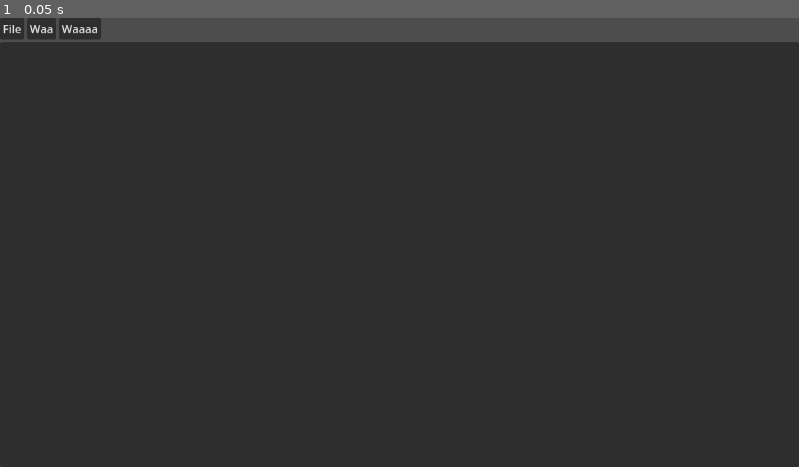
Above: before the commit, frame 1.
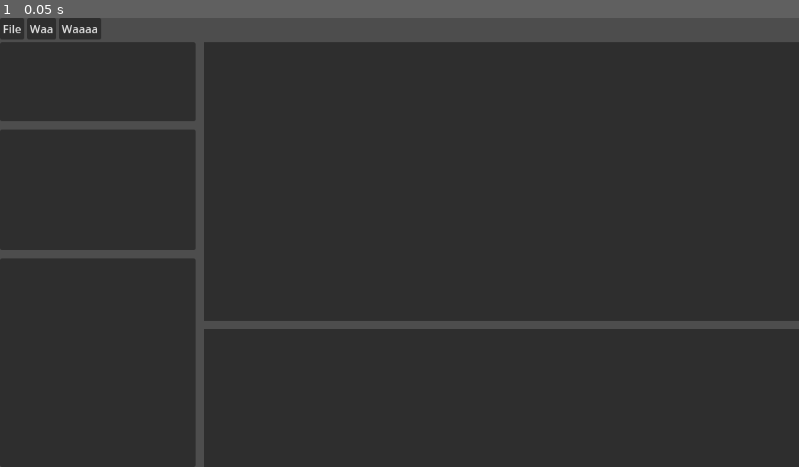
Above: after the commit, the same moment.

Repository: flutterwoof/Khafra
Game: Godot game, scene res://MPBEditor.tscn
The game is run twice, just before and just after one commit, with the same random seed, the same clock (stepped at 60 frames per second) and the same inputs.
Inputs:
- Up to frame 1 (0.05 s): no input

The runs differ from the first frame. In frame 1, 3.2% of the frame differs, in the area x 0-100%, y 5-100%.

Commit message:
Added split settings, incomplete, no saving

Diff:
--- a/MPBEditor.gd
+++ b/MPBEditor.gd
@@ -1,6 +1,8 @@
 extends Control
 
-@onready var mpbTree = get_node("VBoxContainer/HBoxContainer/mpbTree")
+@onready var bankTree = get_node("MenuSplit/MainSplit/SettingsSplit/TonebankSplit/BankTree") as Tree
+@onready var toneTree = get_node("MenuSplit/MainSplit/SettingsSplit/TonebankSplit/ToneTree") as Tree
+@onready var settingsTree = get_node("MenuSplit/MainSplit/SettingsSplit/SettingsTree") as Tree
 var loadedBank
 
 # Called when the node enters the scene tree for the first time.
@@ -14,39 +16,67 @@
 func _on_file_index_pressed(index):
 	if index == 0: # New .mpb
 		# todo: check if modified / are you sure?
-		cleanMpbTree()
-		populateMpbTree()
+		newBank()
 	elif index == 1: # Open .mpb
 		# todo: check if modified / are you sure?
-		$LoadFileDialog.popup()
+		$ImportMpbDialog.popup()
 	elif index == 2: # Save .mpb
-		$SaveFileDialog.popup()
+		$ExportMpbDialog.popup()
 	elif index == 3: # Exit
 		get_tree().quit()
 
-func _on_load_file_dialog_file_selected(path):
+func newBank():
+	loadedBank = Bank.new()
+	populateMpbTree()
+	DisplayServer.window_set_title("Khafra (new bank)")
+
+func importMpbFile(path):
 	if path != "":
 		loadedBank = Bank.new()
 		loadedBank.loadMpbFile(path)
 		populateMpbTree()
 		DisplayServer.window_set_title("Khafra (" + path.get_file() + ")")
+	else:
+		print("Error")
 
 
-func cleanMpbTree():
-	pass # todo: cleanup previous stuff
+func populateMpbTree():
+	bankTree.clear()
+	toneTree.clear()
 
-func populateMpbTree():
 	# create 'bank' root
-	var bankTreeItem = mpbTree.create_item()
-	mpbTree.hide_root = true
+	var bankTreeItem = bankTree.create_item()
+	bankTree.hide_root = true
+	var toneRootTreeItem = toneTree.create_item()
+	toneTree.hide_root = true
+
+	for program in loadedBank.Programs:
+		var programTreeItem = bankTree.create_item(bankTreeItem)
+		programTreeItem.set_text(0, "Program " + str(loadedBank.Programs.find(program)))
+		programTreeItem.set_metadata(0, program)
+		for layer in program.Layers:
+			var layerTreeItem = bankTree.create_item(programTreeItem)
+			layerTreeItem.set_text(0, "Layer " + str(program.Layers.find(layer)))
+			layerTreeItem.set_metadata(0, layer)
+			for split in layer.Splits:
+				var splitTreeItem = bankTree.create_item(layerTreeItem)
+				splitTreeItem.set_text(0, "Split " + str(layer.Splits.find(split)) + " [" + str(split.NoteRangeLow) + "-" + str(split.NoteRangeHigh) + "]")
+				splitTreeItem.set_metadata(0, split)
+
+	for tone in loadedBank.Tones:
+		var toneTreeItem = toneTree.create_item(toneRootTreeItem)
+		toneTreeItem.set_text(0, "Tone " + str(loadedBank.Tones.find(tone)))
 
 
-	for program in loadedBank.Programs:
-		var programTreeItem = mpbTree.create_item(bankTreeItem)
-		programTreeItem.set_text(0, "Program " + str(loadedBank.Programs.find(program)))
-		for layer in program.Layers:
-			var layerTreeItem = mpbTree.create_item(programTreeItem)
-			layerTreeItem.set_text(0, "Layer " + str(program.Layers.find(layer)))
-			for split in layer.Splits:
-				var splitTreeItem = mpbTree.create_item(layerTreeItem)
-				splitTreeItem.set_text(0, "Split " + str(layer.Splits.find(split)) + " [" + str(split.NoteRangeLow) + "-" + str(split.NoteRangeHigh) + "]")
+func settingsTreeItemEdited():
+	print(settingsTree.get_edited())
+
+
+func bankTreeItemSelected():
+	if bankTree.get_selected():
+		settingsTree.clear() # remove any leftovers
+		var selected = bankTree.get_selected() as TreeItem
+		var node = selected.get_metadata(0)
+
+		if node is Split:
+			node.ShowSettings(settingsTree)
--- a/MPBEditor.tscn
+++ b/MPBEditor.tscn
@@ -1,6 +1,17 @@
-[gd_scene load_steps=2 format=3 uid="uid://cqusmye5nc8k5"]
+[gd_scene load_steps=7 format=3 uid="uid://cqusmye5nc8k5"]
 
 [ext_resource type="Script" path="res://MPBEditor.gd" id="1_kv3xk"]
+[ext_resource type="StyleBox" uid="uid://l4mt1077li8" path="res://selected.stylebox" id="2_3wa0o"]
+[ext_resource type="StyleBox" uid="uid://bg8qdxokmuqyh" path="res://normal.tres" id="2_51or2"]
+[ext_resource type="StyleBox" uid="uid://qhcrky0v23ta" path="res://focus.stylebox" id="3_12scb"]
+[ext_resource type="StyleBox" uid="uid://23srw5vnissr" path="res://selectedfocus.tres" id="5_4e0p4"]
+
+[sub_resource type="StyleBoxFlat" id="StyleBoxFlat_42hip"]
+content_margin_left = 10.0
+content_margin_top = 10.0
+content_margin_right = 10.0
+content_margin_bottom = 10.0
+bg_color = Color(0.180392, 0.180392, 0.180392, 1)
 
 [node name="Control" type="Control"]
 layout_mode = 3
@@ -11,7 +22,7 @@
 grow_vertical = 2
 script = ExtResource("1_kv3xk")
 
-[node name="LoadFileDialog" type="FileDialog" parent="."]
+[node name="ImportMpbDialog" type="FileDialog" parent="."]
 title = "Open a File"
 initial_position = 2
 size = Vector2i(392, 354)
@@ -19,22 +30,22 @@
 file_mode = 0
 access = 2
 
-[node name="SaveFileDialog" type="FileDialog" parent="."]
+[node name="ExportMpbDialog" type="FileDialog" parent="."]
 initial_position = 2
 size = Vector2i(392, 354)
 ok_button_text = "Save"
 access = 2
 
-[node name="VBoxContainer" type="VBoxContainer" parent="."]
+[node name="MenuSplit" type="VBoxContainer" parent="."]
 layout_mode = 1
 anchors_preset = -1
 anchor_right = 1.0
 anchor_bottom = 1.0
 
-[node name="MenuBar" type="MenuBar" parent="VBoxContainer"]
+[node name="MenuBar" type="MenuBar" parent="MenuSplit"]
 layout_mode = 2
 
-[node name="File" type="PopupMenu" parent="VBoxContainer/MenuBar"]
+[node name="File" type="PopupMenu" parent="MenuSplit/MenuBar"]
 title = "File"
 size = Vector2i(114, 100)
 item_count = 4
@@ -47,17 +58,80 @@
 item_3/text = "Exit"
 item_3/id = 3
 
-[node name="Waa" type="PopupMenu" parent="VBoxContainer/MenuBar"]
+[node name="Waa" type="PopupMenu" parent="MenuSplit/MenuBar"]
 
-[node name="Waaaa" type="PopupMenu" parent="VBoxContainer/MenuBar"]
+[node name="Waaaa" type="PopupMenu" parent="MenuSplit/MenuBar"]
 
-[node name="HBoxContainer" type="HBoxContainer" parent="VBoxContainer"]
+[node name="MainSplit" type="HSplitContainer" parent="MenuSplit"]
 layout_mode = 2
 size_flags_vertical = 3
 
-[node name="mpbTree" type="Tree" parent="VBoxContainer/HBoxContainer"]
+[node name="SettingsSplit" type="VSplitContainer" parent="MenuSplit/MainSplit"]
 layout_mode = 2
 size_flags_horizontal = 3
 
-[connection signal="file_selected" from="LoadFileDialog" to="." method="_on_load_file_dialog_file_selected"]
-[connection signal="index_pressed" from="VBoxContainer/MenuBar/File" to="." method="_on_file_index_pressed"]
+[node name="TonebankSplit" type="VSplitContainer" parent="MenuSplit/MainSplit/SettingsSplit"]
+layout_mode = 2
+size_flags_horizontal = 3
+size_flags_vertical = 3
+
+[node name="ToneTree" type="Tree" parent="MenuSplit/MainSplit/SettingsSplit/TonebankSplit"]
+layout_mode = 2
+size_flags_vertical = 3
+size_flags_stretch_ratio = 2.0
+theme_override_constants/v_separation = 0
+theme_override_constants/item_margin = 0
+theme_override_constants/inner_item_margin_left = 4
+theme_override_styles/panel = ExtResource("2_51or2")
+theme_override_styles/focus = ExtResource("3_12scb")
+theme_override_styles/selected = ExtResource("2_3wa0o")
+theme_override_styles/selected_focus = ExtResource("5_4e0p4")
+columns = 2
+select_mode = 1
+
+[node name="BankTree" type="Tree" parent="MenuSplit/MainSplit/SettingsSplit/TonebankSplit"]
+layout_mode = 2
+size_flags_horizontal = 3
+size_flags_vertical = 3
+size_flags_stretch_ratio = 3.0
+theme_override_constants/v_separation = 0
+theme_override_constants/inner_item_margin_left = 4
+theme_override_styles/panel = ExtResource("2_51or2")
+theme_override_styles/focus = ExtResource("3_12scb")
+theme_override_styles/selected = ExtResource("2_3wa0o")
+theme_override_styles/selected_focus = ExtResource("5_4e0p4")
+
+[node name="SettingsTree" type="Tree" parent="MenuSplit/MainSplit/SettingsSplit"]
+layout_mode = 2
+size_flags_horizontal = 3
+size_flags_vertical = 3
+theme_override_constants/v_separation = 0
+theme_override_constants/inner_item_margin_left = 4
+theme_override_styles/panel = ExtResource("2_51or2")
+theme_override_styles/focus = ExtResource("3_12scb")
+theme_override_styles/selected = ExtResource("2_3wa0o")
+theme_override_styles/selected_focus = ExtResource("5_4e0p4")
+columns = 2
+
+[node name="MidiSplit" type="VSplitContainer" parent="MenuSplit/MainSplit"]
+layout_mode = 2
+size_flags_horizontal = 3
+size_flags_stretch_ratio = 3.0
+
+[node name="MidiContainer" type="PanelContainer" parent="MenuSplit/MainSplit/MidiSplit"]
+layout_mode = 2
+size_flags_horizontal = 3
+size_flags_vertical = 3
+size_flags_stretch_ratio = 2.0
+theme_override_styles/panel = SubResource("StyleBoxFlat_42hip")
+
+[node name="PianoContainer" type="PanelContainer" parent="MenuSplit/MainSplit/MidiSplit"]
+layout_mode = 2
+size_flags_horizontal = 3
+size_flags_vertical = 3
+theme_override_styles/panel = SubResource("StyleBoxFlat_42hip")
+
+[connection signal="file_selected" from="ImportMpbDialog" to="." method="importMpbFile"]
+[connection signal="index_pressed" from="MenuSplit/MenuBar/File" to="." method="_on_file_index_pressed"]
+[connection signal="item_selected" from="MenuSplit/MainSplit/SettingsSplit/TonebankSplit/BankTree" to="." method="bankTreeItemSelected"]
+[connection signal="item_edited" from="MenuSplit/MainSplit/SettingsSplit/SettingsTree" to="." method="settingsTreeItemEdited"]
--- a/classes/MPB/Bank.gd
+++ b/classes/MPB/Bank.gd
@@ -158,13 +158,14 @@
 				# we'll later replace this with the index in bank
 				if ptrToneData != 0:
 					split.ToneDataIndex = ptrToneData
+
+					# todo: turn this into a class that includes bitdepth
+					if !ptrsToneData.has(ptrToneData):
+						ptrsToneData.append(ptrToneData)
 				else:
 					split.ToneDataIndex = -1
 
 
-				# todo: turn this into a class that includes bitdepth
-				if !ptrsToneData.has(ptrToneData):
-					ptrsToneData.append(ptrToneData)
 
 
 				# mask appropriate bits and shift
@@ -311,3 +312,8 @@
 		savedPcmToneData.store_buffer(pcmToneData)
 		savedPcmToneData.flush()
 		savedPcmToneData.close()
+
+		var newTone = Tone.new()
+		newTone.ADPCMData = toneData
+		newTone.PCMData = pcmToneData
+		Tones.append(newTone)
--- a/classes/MPB/Split.gd
+++ b/classes/MPB/Split.gd
@@ -55,3 +55,96 @@
 
 var DrumMode : int
 var DrumGroupID : int
+
+func ShowSettings(settingsTree: Tree):
+	var root = settingsTree.create_item()
+	settingsTree.hide_root = true
+
+
+	var noteCategoryTreeItem = settingsTree.create_item(root)
+	noteCategoryTreeItem.set_text(0, "Note")
+
+	var startNoteTreeItem = settingsTree.create_item(noteCategoryTreeItem)
+	startNoteTreeItem.set_text(0, "Start Note")
+	startNoteTreeItem.set_cell_mode(1, TreeItem.CELL_MODE_RANGE)
+	startNoteTreeItem.set_range_config(1, 0, 127, 1, false)
+	startNoteTreeItem.set_range(1, NoteRangeLow)
+	startNoteTreeItem.set_editable(1, true)
+
+	var endNoteTreeItem = settingsTree.create_item(noteCategoryTreeItem)
+	endNoteTreeItem.set_text(0, "End Note")
+	endNoteTreeItem.set_cell_mode(1, TreeItem.CELL_MODE_RANGE)
+	endNoteTreeItem.set_range_config(1, 0, 127, 1, false)
+	endNoteTreeItem.set_range(1, NoteRangeHigh)
+	endNoteTreeItem.set_editable(1, true)
+
+
+	var velocityCategoryTreeItem = settingsTree.create_item(root)
+	velocityCategoryTreeItem.set_text(0, "Velocity")
+
+	var velocityCurveTreeItem = settingsTree.create_item(velocityCategoryTreeItem)
+	velocityCurveTreeItem.set_text(0, "Velocity Curve Index")
+	velocityCurveTreeItem.set_text(1, str(VelocityIndex))
+	velocityCurveTreeItem.set_editable(1, true)
+
+	var velocityLowTreeItem = settingsTree.create_item(velocityCategoryTreeItem)
+	velocityLowTreeItem.set_text(0, "Velocity Low")
+	velocityLowTreeItem.set_cell_mode(1, TreeItem.CELL_MODE_RANGE)
+	velocityLowTreeItem.set_range_config(1, 0, 127, 1, false)
+	velocityLowTreeItem.set_range(1, VelocityLow)
+	velocityLowTreeItem.set_editable(1, true)
+
+	var velocityHighTreeItem = settingsTree.create_item(velocityCategoryTreeItem)
+	velocityHighTreeItem.set_text(0, "Velocity High")
+	velocityHighTreeItem.set_cell_mode(1, TreeItem.CELL_MODE_RANGE)
+	velocityHighTreeItem.set_range_config(1, 0, 127, 1, false)
+	velocityHighTreeItem.set_range(1, VelocityHigh)
+	velocityHighTreeItem.set_editable(1, true)
+
+
+	var toneCategoryTreeItem = settingsTree.create_item(root)
+	toneCategoryTreeItem.set_text(0, "Tone")
+
+	var toneDataIndexTreeItem = settingsTree.create_item(toneCategoryTreeItem)
+	toneDataIndexTreeItem.set_text(0, "Tone Data Index")
+	toneDataIndexTreeItem.set_text(1, str(ToneDataIndex))
+	toneDataIndexTreeItem.set_editable(1, true)
+
+	var loopSelectTreeItem = settingsTree.create_item(toneCategoryTreeItem)
+	loopSelectTreeItem.set_text(0, "Loop")
+	loopSelectTreeItem.set_cell_mode(1, TreeItem.CELL_MODE_CHECK)
+	loopSelectTreeItem.set_checked(1, Loop)
+	loopSelectTreeItem.set_editable(1, true)
+
+	var baseNoteTreeItem = settingsTree.create_item(toneCategoryTreeItem)
+	baseNoteTreeItem.set_text(0, "Base Note")
+	baseNoteTreeItem.set_cell_mode(1, TreeItem.CELL_MODE_RANGE)
+	baseNoteTreeItem.set_range_config(1, 0, 127, 1, false)
+	baseNoteTreeItem.set_range(1, BaseNote)
+	baseNoteTreeItem.set_editable(1, true)
+
+	var fineTuneTreeItem = settingsTree.create_item(toneCategoryTreeItem)
+	fineTuneTreeItem.set_text(0, "Fine Tune")
+	fineTuneTreeItem.set_cell_mode(1, TreeItem.CELL_MODE_RANGE)
+	fineTuneTreeItem.set_range_config(1, -64, 63, 1, false)
+	fineTuneTreeItem.set_range(1, FineTune)
+	fineTuneTreeItem.set_editable(1, true)
+
+
+	# todo, all the other properties
+
+	var filterCategoryTreeItem = settingsTree.create_item(root)
+	filterCategoryTreeItem.set_text(0, "Filter")
+
+	var filterEnabledTreeItem = settingsTree.create_item(filterCategoryTreeItem)
+	filterEnabledTreeItem.set_text(0, "Enabled")
+	filterEnabledTreeItem.set_cell_mode(1, TreeItem.CELL_MODE_CHECK)
+	filterEnabledTreeItem.set_checked(1, !FilterOff)
+	filterEnabledTreeItem.set_editable(1, true)
+
+	var filterAttackLevelTreeItem = settingsTree.create_item(filterCategoryTreeItem)
+	filterAttackLevelTreeItem.set_text(0, "Attack Level")
+	filterAttackLevelTreeItem.set_cell_mode(1, TreeItem.CELL_MODE_RANGE)
+	filterAttackLevelTreeItem.set_range_config(1, 0, 8184, 4, false)
+	filterAttackLevelTreeItem.set_range(1, FilterAttackLevel * 4)
+	filterAttackLevelTreeItem.set_editable(1, true)
--- a/classes/MPB/Tone.gd
+++ b/classes/MPB/Tone.gd
@@ -32,7 +32,8 @@
 		if !nibble:
 			adpcmArrayIndex += 1
 		nibble ^= 4
-		history = history * 254 / 256 # high pass
+		if highPass:
+			history = history * 254 / 256 # high pass
 
 		# adpcm step
 		var sign = step & 8
Not shown, changed: .gitignore
